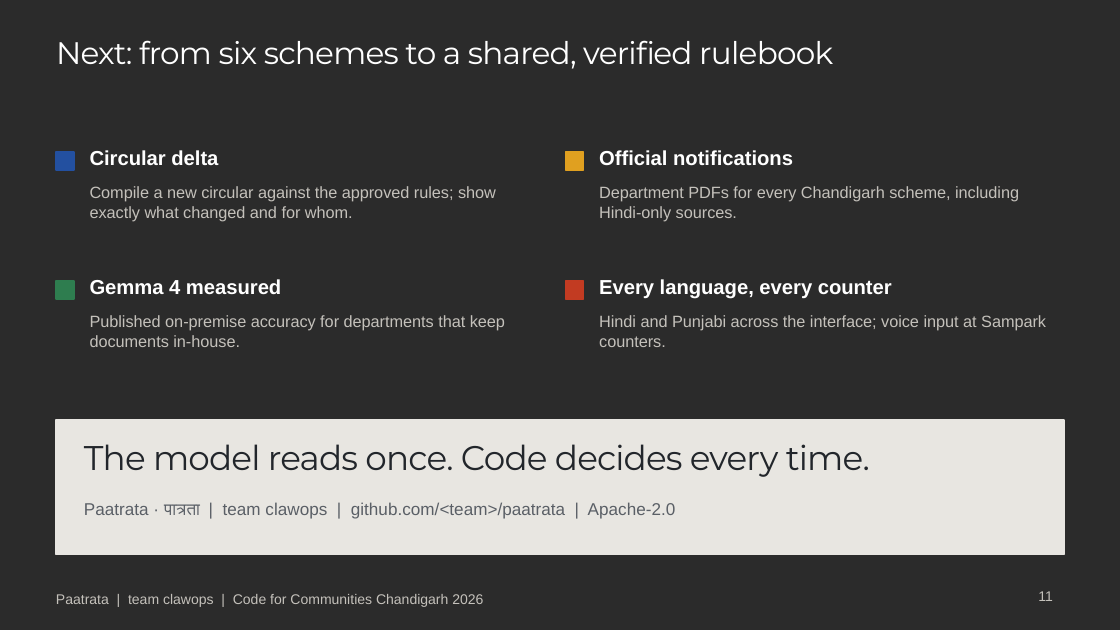
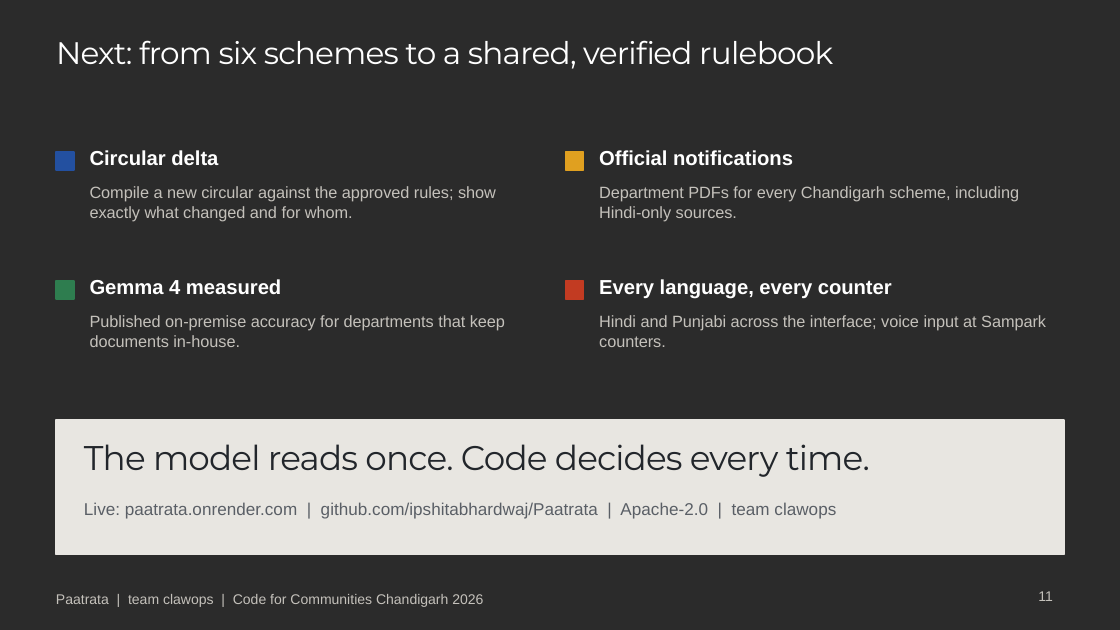
Before and after one commit to ipshitabhardwaj/Paatrata, a slide deck: slide 11 of deck/Paatrata.pptx. Drawn at 1120x630 pixels with LibreOffice and Linux fonts; fonts in the diff are those of the drawing; background and template pictures are left out; a plain dark background stands for a picture behind light text. Boxes give left, top, right and bottom in pixels: in the first picture for what was removed or moved away, otherwise in the second. Text is boxed around its words. In the diff, an @@ line names an element or a change of style, - is before the commit and + after.

Commit message:
Add live demo URL and repo links

```diff
--- a/deck/Paatrata.pptx
+++ b/deck/Paatrata.pptx
@@ text at <box>84,502,836,519</box>: text changed @@
-Paatrata · पात्रता | team clawops | github.com/<team>/paatrata | Apache-2.0
+Live: paatrata.onrender.com | github.com/ipshitabhardwaj/Paatrata | Apache-2.0 | team clawops
```
Also in this commit, not shown: 3 other files.
